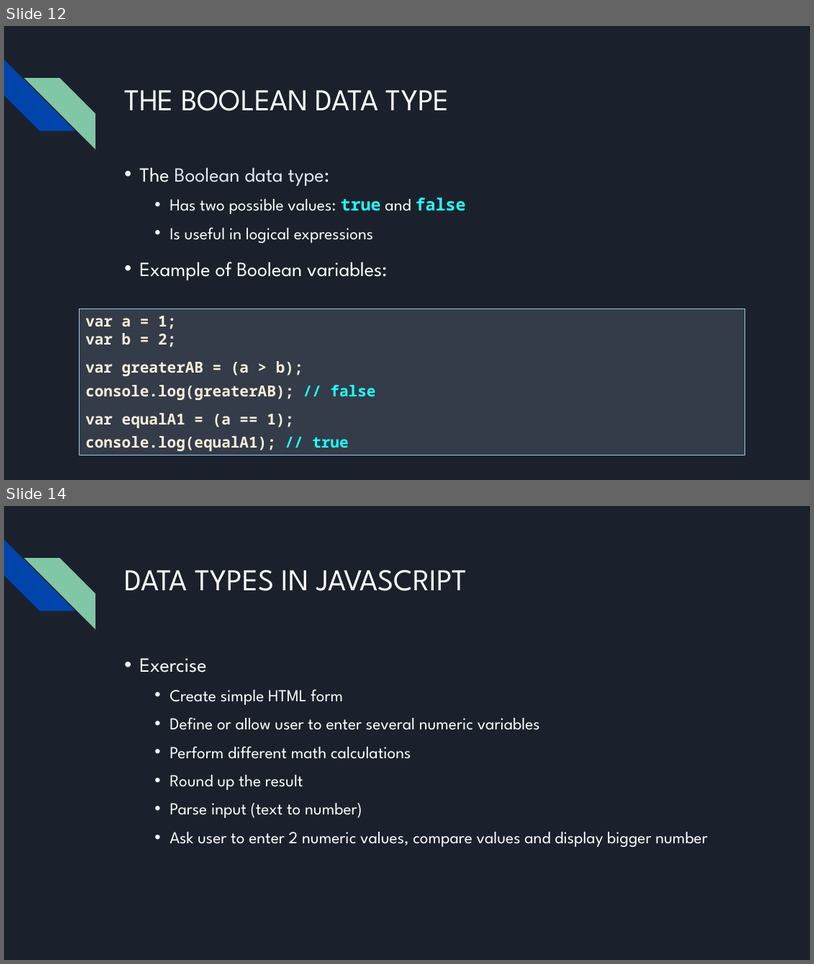
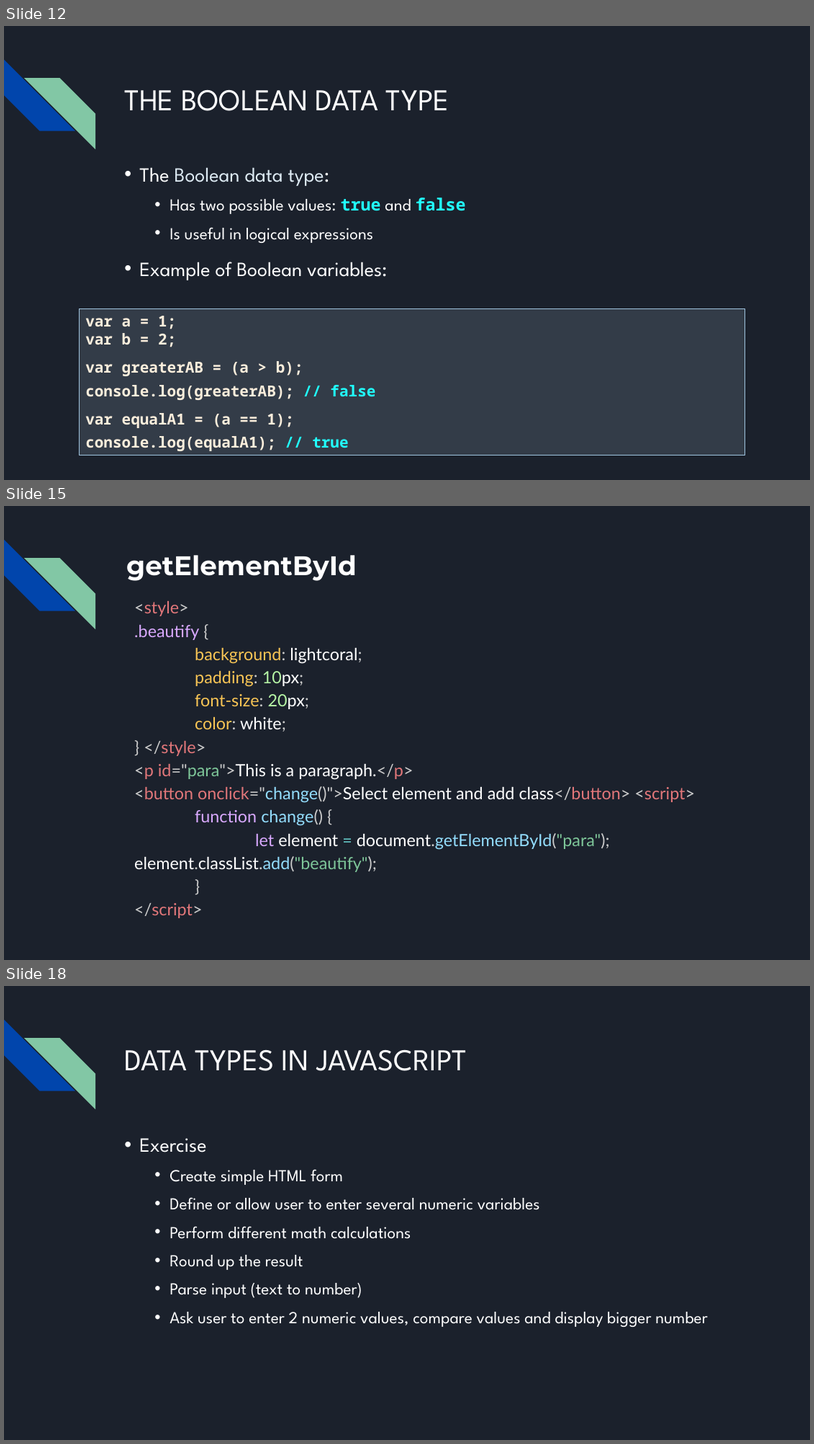
Before and after one commit to bulhard/Javascript-Programming-2022, a slide deck: Presentations/04 JavaScript syntax - Presentation.pptx. Shown one above the other, each under a label of ours: slides 12 and 14 before the commit, slides 12, 15 and 18 after it; the slides between them are not shown. The pictures are 814x964 and 814x1444 pixels, drawn with LibreOffice and Linux fonts; fonts in the diff are those of the drawing. Boxes give left, top, right and bottom in pixels: in the first picture for what was removed or moved away, otherwise in the second. Text is boxed around its words. In the diff, an @@ line names an element or a change of style, - is before the commit and + after.

Commit message:
Added some slides for selecting elements

```diff
--- a/Presentations/04 JavaScript syntax - Presentation.pptx
+++ b/Presentations/04 JavaScript syntax - Presentation.pptx
@@ slide 15 added at <box>4,506,810,960</box>, background #1B212C; not listed: 2 template elements that a slide beside it also shows @@
@@ title added at <box>126,555,357,581</box>, 32 pt, text #FFFFFF, bold @@
+getElementById
@@ text added at <box>134,601,695,918</box>, 20 pt, text #FFFFFF @@
+<style>
+.beautify {
+background: lightcoral;
+padding: 10px;
+font-size: 20px;
+color: white;
+} </style>
+<p id="para">This is a paragraph.</p>
+<button onclick="change()">Select element and add class</button> <script>
+function change() {
+let element = document.getElementById("para"); element.classList.add("beautify");
+}
+</script>
@@ what was slide 14 is now slide 18 @@
```
Also in this commit, not shown: 9 slides changed, 3 other slides added.
